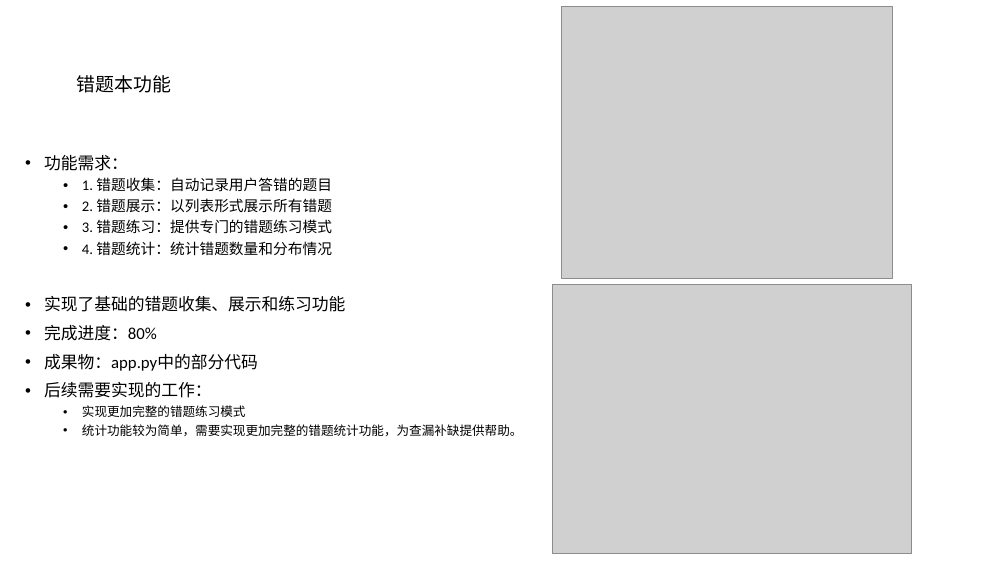
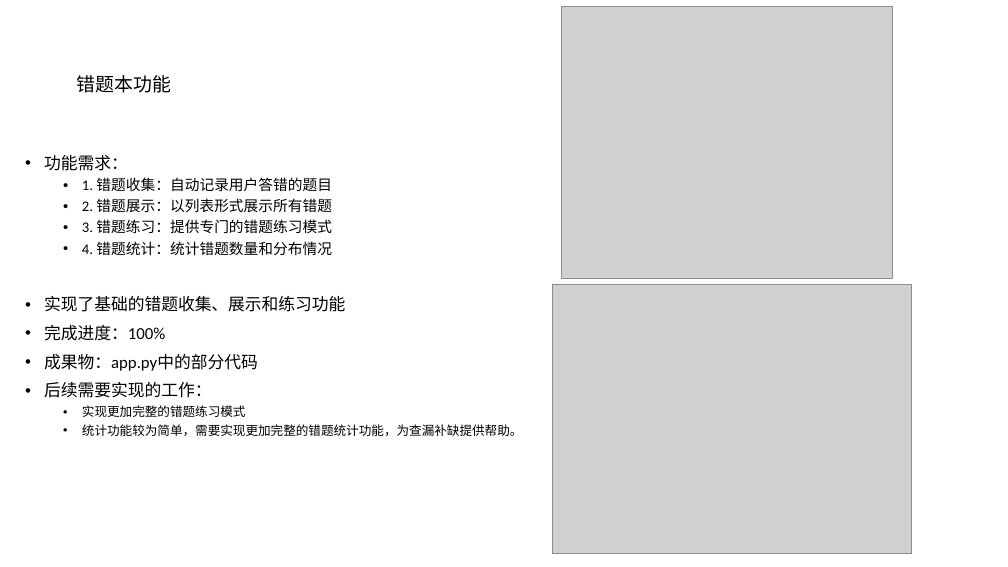
Before and after one commit to C32-SoundTech/SoundTech, a slide deck: slide 4 of docs/GloriousEpiphany/1009个人汇报.pptx. Drawn at 1008x567 pixels with LibreOffice and Linux fonts; fonts in the diff are those of the drawing; grey boxes stand for pictures. Boxes give left, top, right and bottom in pixels: in the first picture for what was removed or moved away, otherwise in the second. Text is boxed around its words. In the diff, an @@ line names an element or a change of style, - is before the commit and + after.

Commit message:
ppt修改

```diff
--- a/docs/GloriousEpiphany/1009个人汇报.pptx
+++ b/docs/GloriousEpiphany/1009个人汇报.pptx
@@ text at (x1=44, y1=325, x2=165, y2=341): text changed @@
-• 完成进度：80%
+• 完成进度：100%
```
